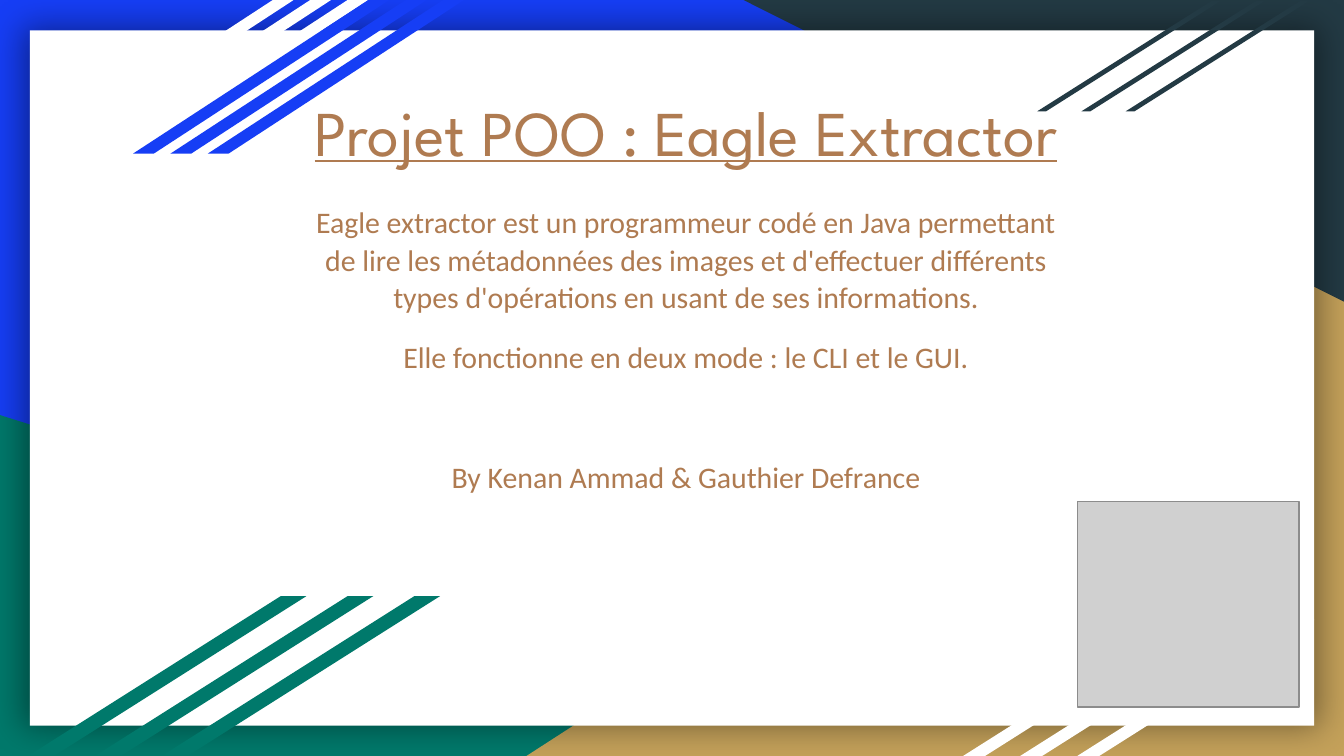
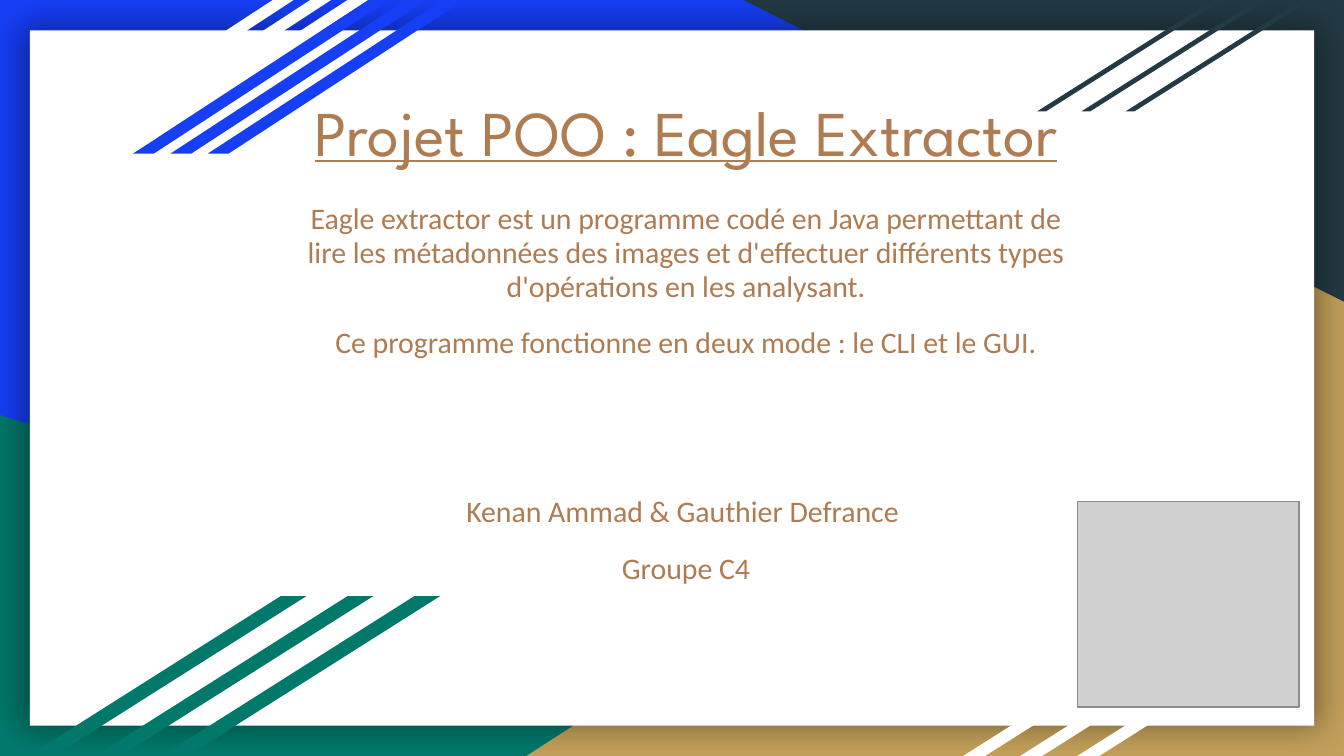
Before and after one commit to GauthierDefrance/Images-metadonnees-avec-Java, a slide deck: slide 1 of Présentation projet POO.pptx. Drawn at 1344x756 pixels with LibreOffice and Linux fonts; fonts in the diff are those of the drawing; grey boxes stand for pictures. Boxes give left, top, right and bottom in pixels: in the first picture for what was removed or moved away, otherwise in the second. Text is boxed around its words. In the diff, an @@ line names an element or a change of style, - is before the commit and + after.

```diff
--- a/Présentation projet POO.pptx
+++ b/Présentation projet POO.pptx
@@ subtitle at (x1=308, y1=208, x2=1064, y2=584): text changed @@
-Eagle extractor est un programmeur codé en Java permettant de lire les métadonnées des images et d'effectuer différents types d'opérations en usant de ses informations.
-Elle fonctionne en deux mode : le CLI et le GUI.
-By Kenan Ammad & Gauthier Defrance
+Eagle extractor est un programme codé en Java permettant de lire les métadonnées des images et d'effectuer différents types d'opérations en les analysant.
+Ce programme fonctionne en deux mode : le CLI et le GUI.
+Kenan Ammad & Gauthier Defrance
+Groupe C4
```
Also in this commit, not shown: 2 other slides changed, 2 other files.
